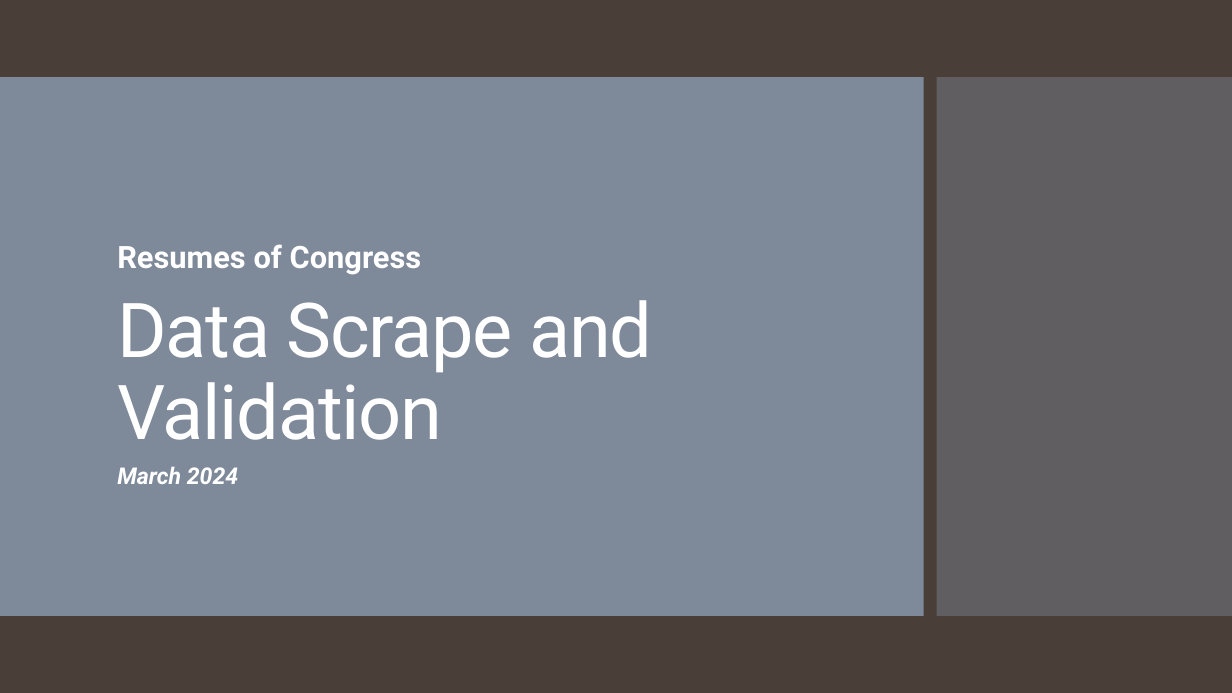
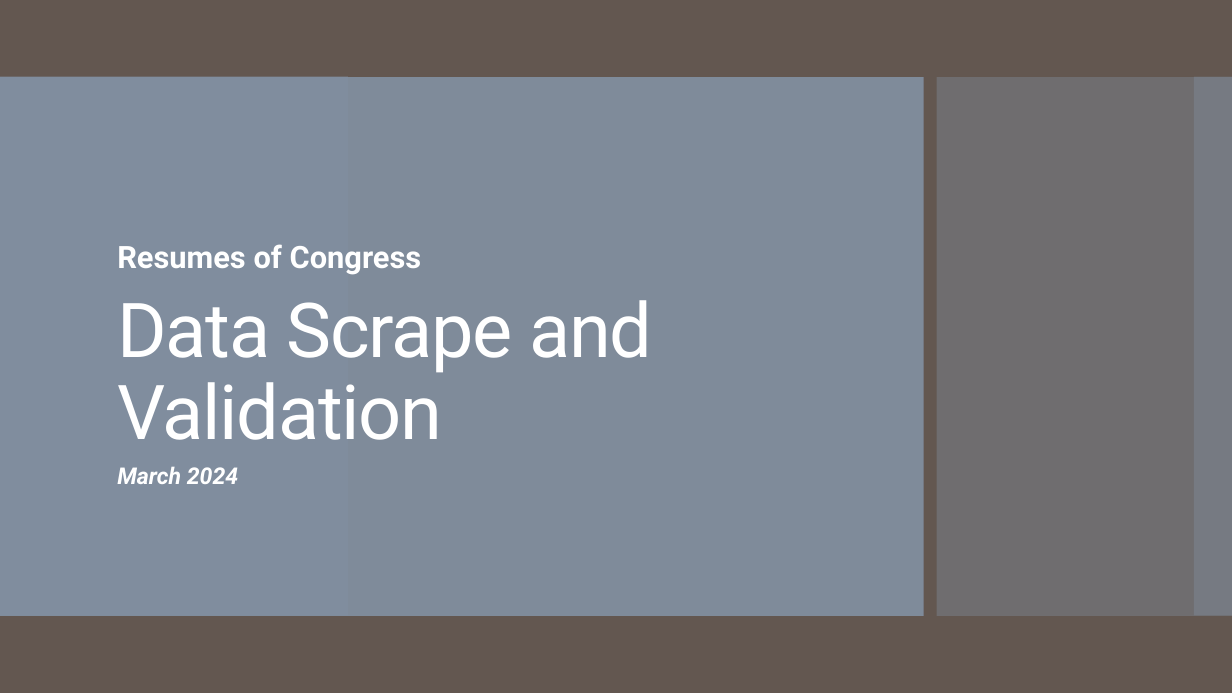
Before and after one commit to tamimcm416/congressional_data_scrape, a slide deck: slide 1 of Data Scrape and Validation Presentation.pptx. Drawn at 1232x693 pixels with LibreOffice and Linux fonts; fonts in the diff are those of the drawing. Boxes give left, top, right and bottom in pixels: in the first picture for what was removed or moved away, otherwise in the second. Text is boxed around its words. In the diff, an @@ line names an element or a change of style, - is before the commit and + after.

```diff
--- a/Data Scrape and Validation Presentation.pptx
+++ b/Data Scrape and Validation Presentation.pptx
@@ background #4A3F38 to #645851 @@
@@ rectangle added at box(0, 77, 348, 616), fill #818E9F at 95% opacity @@
@@ rectangle added at box(1194, 77, 1232, 616), fill #818E9F at 40% opacity @@
```
Also in this commit, not shown: 16 other slides changed, 6 slides added, 2 slides removed.
